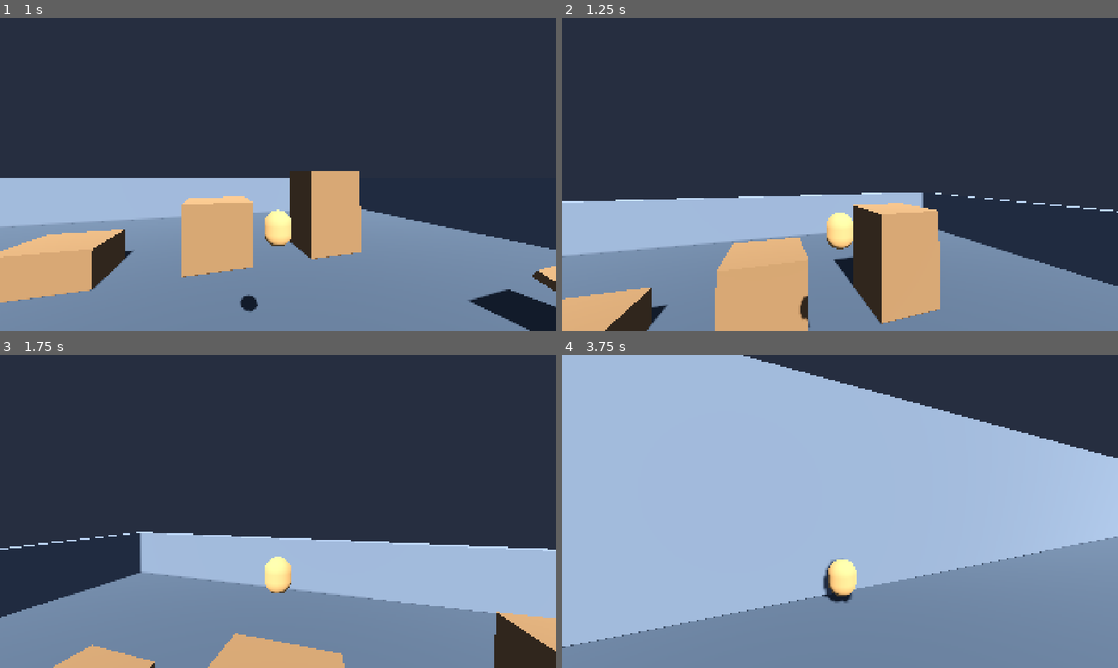
Above: before the commit, frames 1-4 (two rows, left to right).
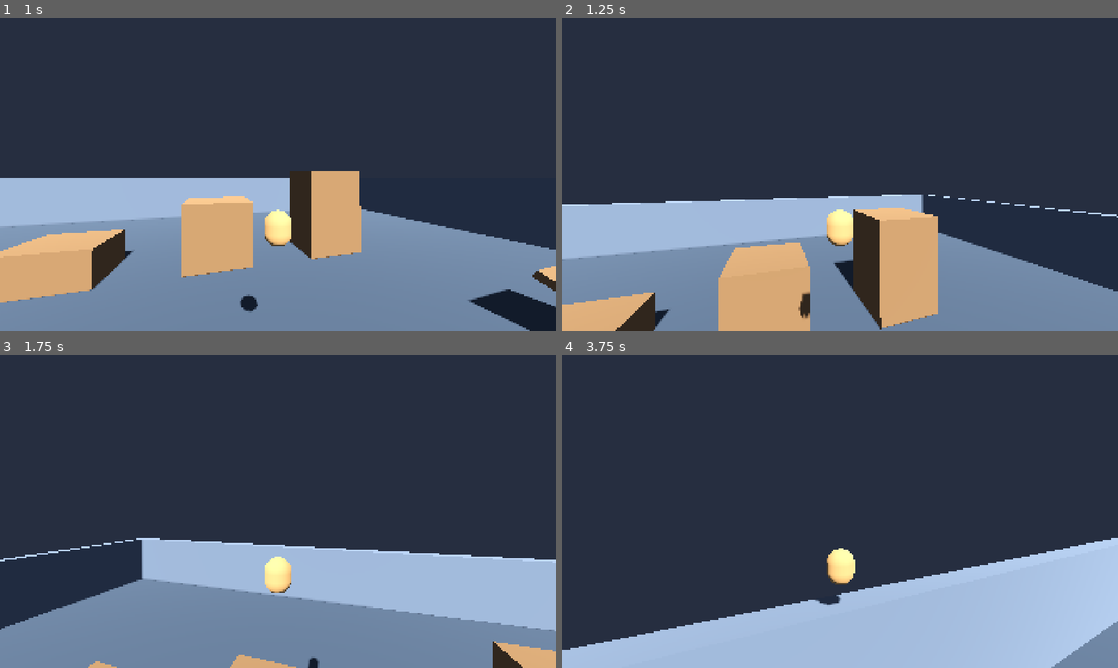
Above: after the commit, the same moments.

Repository: eldritch-dream/floaty_dog_knight
Game: Godot game, scene res://scenes/world/test_room.tscn
Same seed, same stepped clock (60 frames per second), same inputs: the game is played once before the commit and once after it.
Inputs (mouse positions are in pixels of both pictures, inside the frame that each line leads up to):
- Up to frame 1 (1 s): tap Enter at 0.5 s; move the mouse to (305, 174) at 0.52 s; hold W (move_forward) from 0.53 s (still down); tap Space (jump) at 0.6, 0.77 s; click (305, 174) at 0.67 s
- Up to frame 2 (1.25 s): keep holding W (move_forward); tap Space (jump) at 1.07 s
- Up to frame 3 (1.75 s): keep holding W (move_forward); move the mouse to (250, 511) at 1.27 s; tap Shift (dash) at 1.35 s; tap Space (jump) at 1.52, 1.55 s
- Up to frame 4 (3.75 s): keep holding W (move_forward); tap Space (jump) at 1.82, 2.3, 3.02, 3.05, 3.32, 3.6 s; move the mouse to (851, 505) at 2.02 s; tap Alt at 2.1 s; move the mouse to (834, 517) at 2.77 s; tap Ctrl at 2.85 s; click (834, 517) at 2.92 s; move the mouse to (878, 514) at 3.52 s

Frame 1 is identical in both runs. In frame 2, 4.1% of the frame differs, in the area x 0-100%, y 55-100%; in frame 3, 9.0%; in frame 4, 87%, in the area x 0-100%, y 0-100%.

Commit message:
Add proper double jump: air_jumps_remaining counter, works anytime mid-air
- GameConfig: max_air_jumps=1 (configurable for triple+ jumps)
- Player: air_jumps_remaining counter, resets when grounded
- Jump state: pressing jump mid-ascent uses air jump
- Float state: pressing jump while falling uses air jump (not just buffer)
- Air jump re-enters Jump state with fresh velocity

Diff:
--- a/resources/config/default_config.tres
+++ b/resources/config/default_config.tres
@@ -10,6 +10,7 @@
 fall_multiplier = 2.3
 air_friction = 0.98
 float_drag = 0.93
+max_air_jumps = 1
 dash_speed = 25.0
 dash_duration = 0.2
 dash_cooldown = 0.8
--- a/scripts/player/player.gd
+++ b/scripts/player/player.gd
@@ -21,6 +21,8 @@
 var jump_buffered: bool = false
 ## Time remaining for the jump buffer to stay valid.
 var jump_buffer_timer: float = 0.0
+## Air jumps remaining (reset on landing).
+var air_jumps_remaining: int = 0
 
 
 func _ready() -> void:
@@ -63,6 +65,10 @@
 			can_dash = true
 			dash_cooldown_timer = 0.0
 
+	# Reset air jumps when grounded.
+	if is_on_floor():
+		air_jumps_remaining = config.max_air_jumps if config else 1
+
 	# Jump buffer countdown.
 	if jump_buffered:
 		jump_buffer_timer -= delta
--- a/scripts/player/states/float.gd
+++ b/scripts/player/states/float.gd
@@ -26,6 +26,13 @@
 
 	# Buffer jump press for when we land.
 	if Input.is_action_just_pressed("jump") and player.coyote_timer <= 0.0:
+		# Air jump if available.
+		if player.air_jumps_remaining > 0:
+			player.air_jumps_remaining -= 1
+			player.jump_buffered = false
+			player.state_machine.transition_to("jump")
+			return
+		# Otherwise buffer it for landing.
 		player.jump_buffered = true
 		player.jump_buffer_timer = config.jump_buffer_time
 
--- a/scripts/player/states/jump.gd
+++ b/scripts/player/states/jump.gd
@@ -33,6 +33,13 @@
 		player.velocity.x *= config.air_friction
 		player.velocity.z *= config.air_friction
 
+	# Air jump (double jump).
+	if Input.is_action_just_pressed("jump") and player.air_jumps_remaining > 0:
+		player.air_jumps_remaining -= 1
+		player.velocity.y = config.jump_velocity
+		# Stay in Jump state with fresh upward velocity.
+		return
+
 	# Dash in air.
 	if Input.is_action_just_pressed("dash") and player.can_dash:
 		player.state_machine.transition_to("dash")
--- a/scripts/systems/game_config.gd
+++ b/scripts/systems/game_config.gd
@@ -21,6 +21,8 @@
 @export var air_friction: float = 0.98
 ## Drag applied during the float state to slow descent. Lower = floatier.
 @export var float_drag: float = 0.93
+## Number of extra air jumps allowed (1 = double jump, 2 = triple, etc.).
+@export var max_air_jumps: int = 1
 
 # ── Dash ─────────────────────────────────────────────────────────────
 @export_group("Dash")
